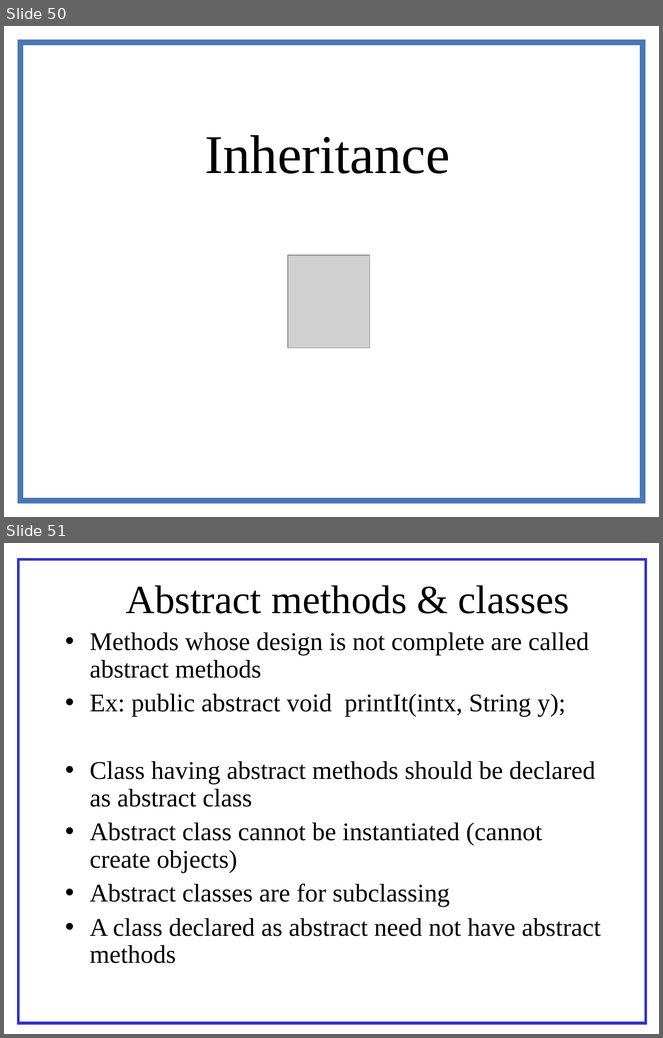
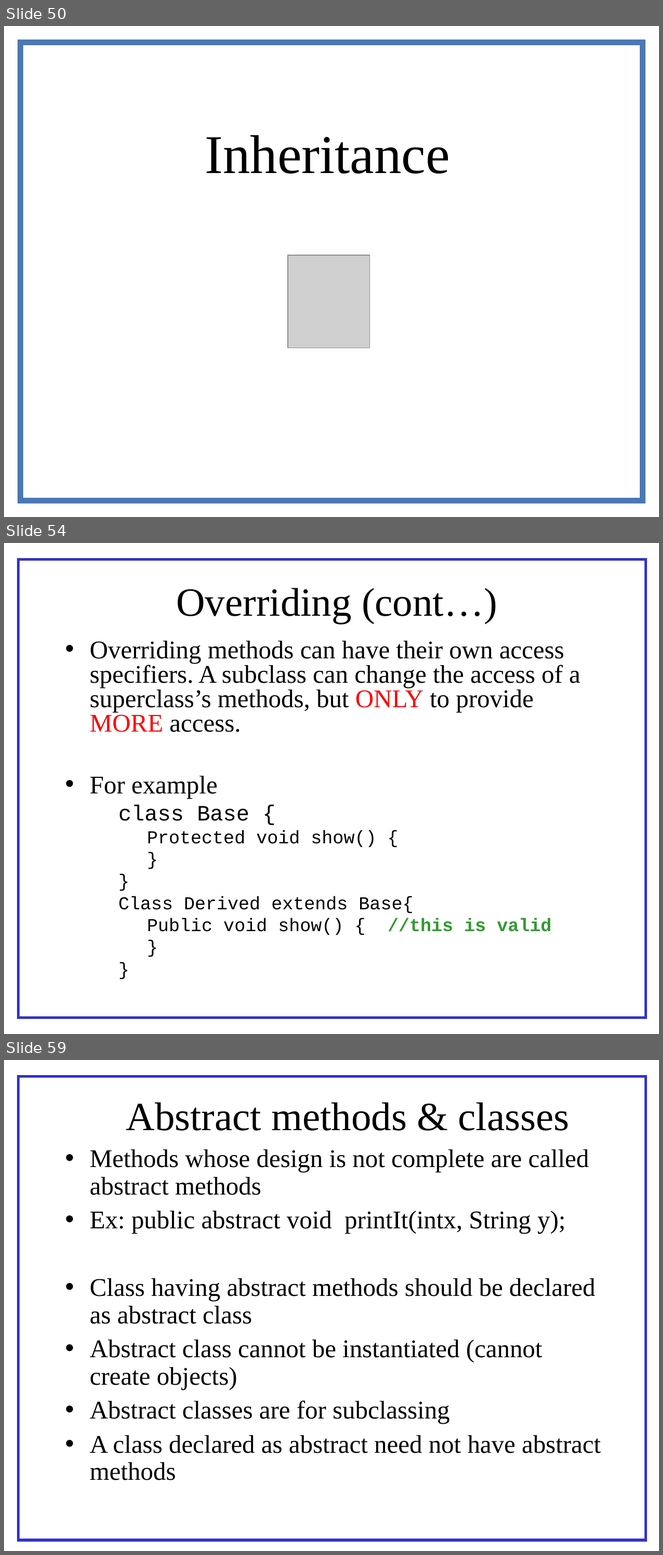
Before and after one commit to AvinashDhulipudi/hsbc, a slide deck: Java.ppt. Shown one above the other, each under a label of ours: slides 50 and 51 before the commit, slides 50, 54 and 59 after it; the slides between them are not shown. The pictures are 663x1038 and 663x1555 pixels, drawn with LibreOffice and Linux fonts; fonts in the diff are those of the drawing; grey boxes stand for pictures. Boxes give left, top, right and bottom in pixels: in the first picture for what was removed or moved away, otherwise in the second. Text is boxed around its words. In the diff, an @@ line names an element or a change of style, - is before the commit and + after.

```diff
--- a/Java.ppt
+++ b/Java.ppt
@@ slide 54 added at <box>4,543,659,1034</box>, background #FFFFFF @@
@@ rectangle added at <box>19,560,646,1018</box>, fill #FFFFFF, outline #3333CC 3 pt @@
@@ title added at <box>176,588,497,624</box>, 44 pt, text #000000 @@
+Overriding (cont…)
@@ text added at <box>90,641,581,936</box>, 28 pt, text #000000 @@
+• Overriding methods can have their own access specifiers. A subclass can change the access of a superclass’s methods, but ONLY to provide MORE access.
+• For example
+  class Base {
+    Protected void show() {
+    }
+  }
+  Class Derived extends Base{
+    Public void show() { //this is valid
+    }
+  }
@@ what was slide 51 is now slide 59 @@
```
Also in this commit, not shown: 1 slide changed, 7 other slides added.
